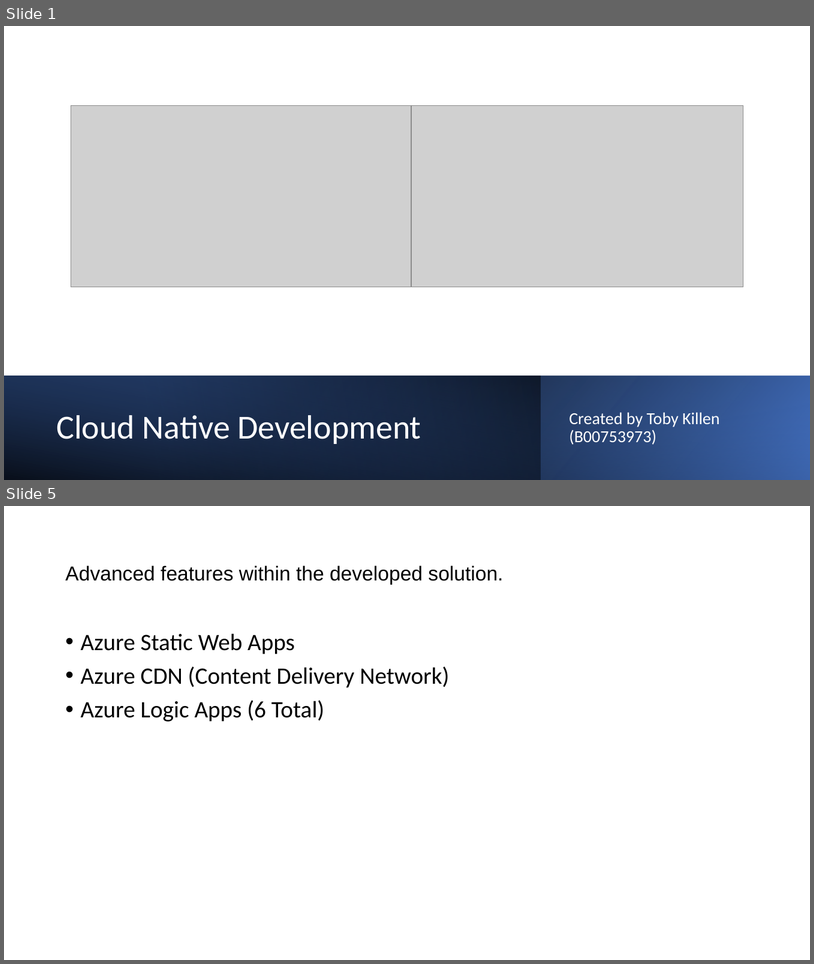
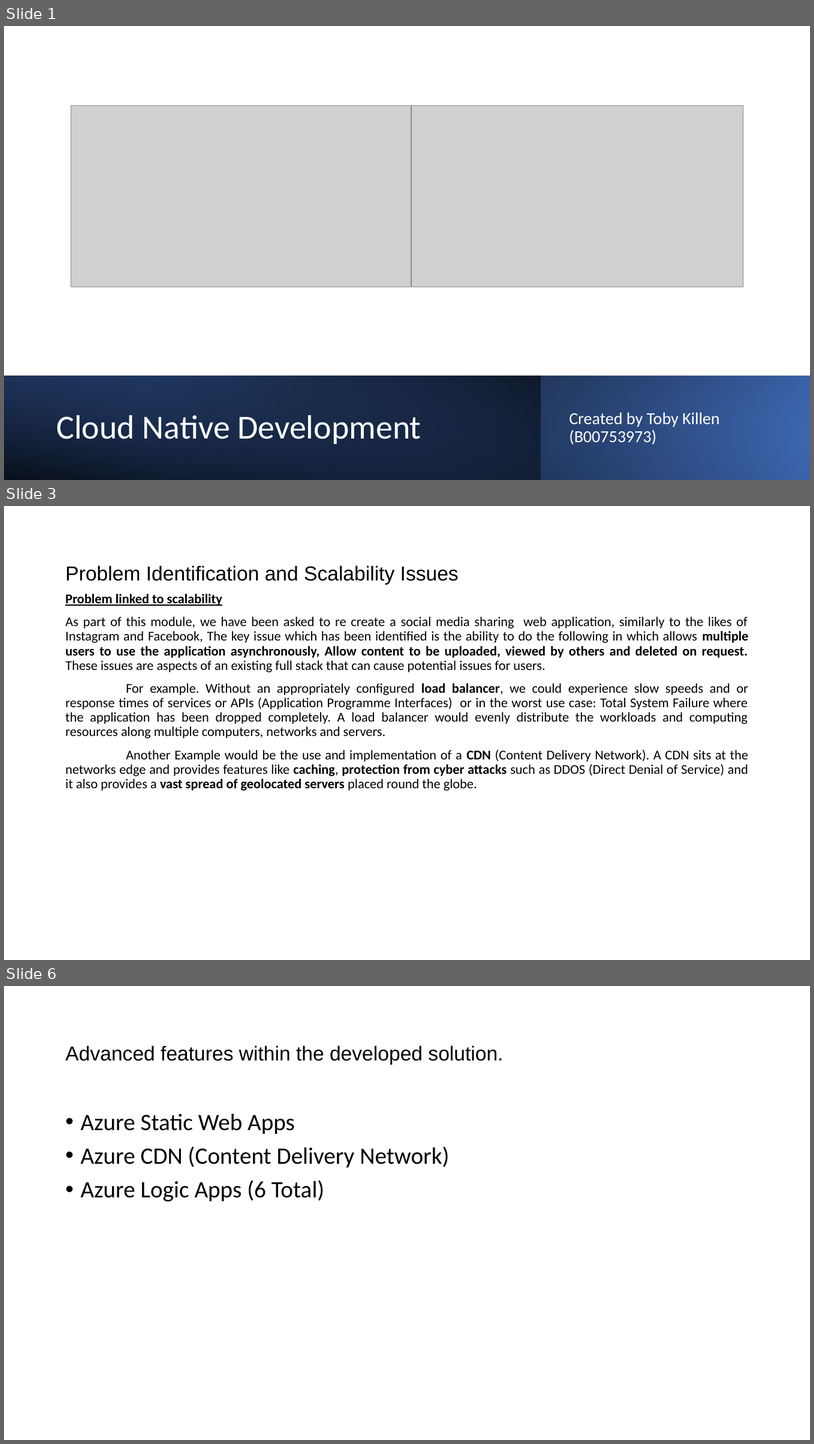
Before and after one commit to DevTobsterr/COM682, a slide deck: Cloud Native Development.pptx. Shown one above the other, each under a label of ours: slides 1 and 5 before the commit, slides 1, 3 and 6 after it; the slides between them are not shown. The pictures are 814x964 and 814x1444 pixels, drawn with LibreOffice and Linux fonts; fonts in the diff are those of the drawing; grey boxes stand for pictures. Boxes give left, top, right and bottom in pixels: in the first picture for what was removed or moved away, otherwise in the second. Text is boxed around its words. In the diff, an @@ line names an element or a change of style, - is before the commit and + after.

```diff
--- a/Cloud Native Development.pptx
+++ b/Cloud Native Development.pptx
@@ slide 3 added at [4, 506, 810, 960], background #FFFFFF @@
@@ title added at [65, 565, 459, 585], 24 pt, text #000000 @@
+Problem Identification and Scalability Issues
@@ text added at [65, 594, 749, 790], 16 pt, text #000000 @@
+Problem linked to scalability
+As part of this module, we have been asked to re create a social media sharing web application, similarly to the likes of Instagram and Facebook, The key issue which has been identified is the ability to do the following in which allows multiple users to use the application asynchronously, Allow content to be uploaded, viewed by others and deleted on request. These issues are aspects of an existing full stack that can cause potential issues for users.
+For example. Without an appropriately configured load balancer, we could experience slow speeds and or response times of services or APIs (Application Programme Interfaces) or in the worst use case: Total System Failure where the application has been dropped completely. A load balancer would evenly distribute the workloads and computing resources along multiple computers, networks and servers.
+Another Example would be the use and implementation of a CDN (Content Delivery Network). A CDN sits at the networks edge and provides features like caching, protection from cyber attacks such as DDOS (Direct Denial of Service) and it also provides a vast spread of geolocated servers placed round the globe.
@@ what was slide 5 is now slide 6 @@
```
Also in this commit, not shown: 2 slides changed, 1 other slide added, 1 slide removed, 1 other file.
